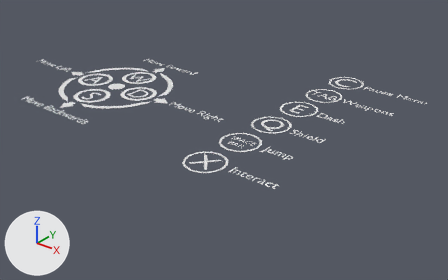
An edit to the FBX model Assets/Collectables/URZA Control Overlay.fbx, drawn before and after from the same camera.
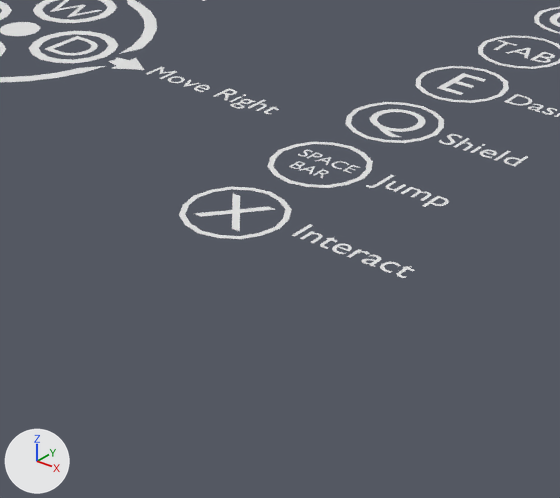
Each version is shown whole from a 50 mm lens placed at (8.25, -7.15, 4.1), pointed at (2.05, 0.6, -0.7), then close up on the part from 24% to 76% of the width and 27% to 100% of the height. The lights are fixed; the arrows at lower left show +X, +Y and +Z. Where no turn or scale is listed for an object, it has been applied to the vertices.
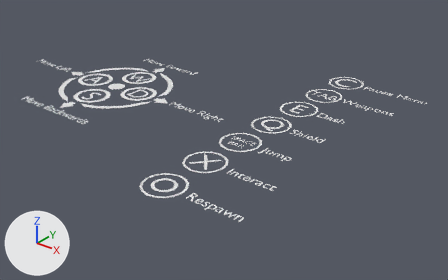
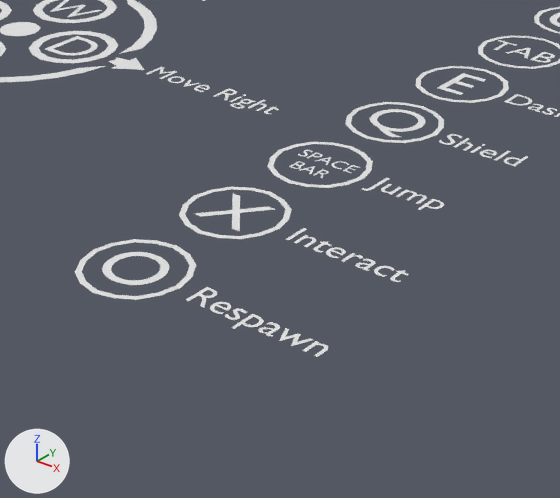
What the commit changed:
Mesh me_text_022 is new.
It has 96 vertices, 96 faces and spans x -0.154..0.212, y -0.175..0.175, z 0.0.
Mesh me_text_021 is new.
It has 649 vertices, 643 faces and spans x -0.221..0.648, y -0.114..0.114, z 0.0.
Object 'Text.013' (ob_text_013) moves from (3.848, -0.394, 0.0) to (3.848, -0.443, 0.0).
Object 'Text.016' (ob_text_016) moves from (3.848, -1.209, 0.0) to (3.848, -1.267, 0.0).
Object 'Circle.016' (ob_circle_016) is new; it shows a copy of the mesh of ob_circle_010.
Its location is (3.197, -2.086, 0.0).
Object 'Text.022' (ob_text_022) is new; it shows me_text_022.
Its location is (3.166, -2.084, 0.0).
Object 'Text.021' (ob_text_021) is new; it shows me_text_021.
Its location is (3.848, -2.105, 0.0).

What differs and where, as boxes (x1, y1, x2, y2) in the close-ups (560 x 498 px):
'Circle.016', added
    after: (75, 239, 196, 300)
'Text.016', moved
    before: (292, 224, 414, 278)
    after: (286, 228, 408, 282)
'Text.021', added
    after: (186, 287, 328, 357)
'Text.022', added
    after: (102, 252, 169, 285)
'Text.013', moved
    before: (366, 175, 449, 207)
    after: (361, 178, 444, 210)
